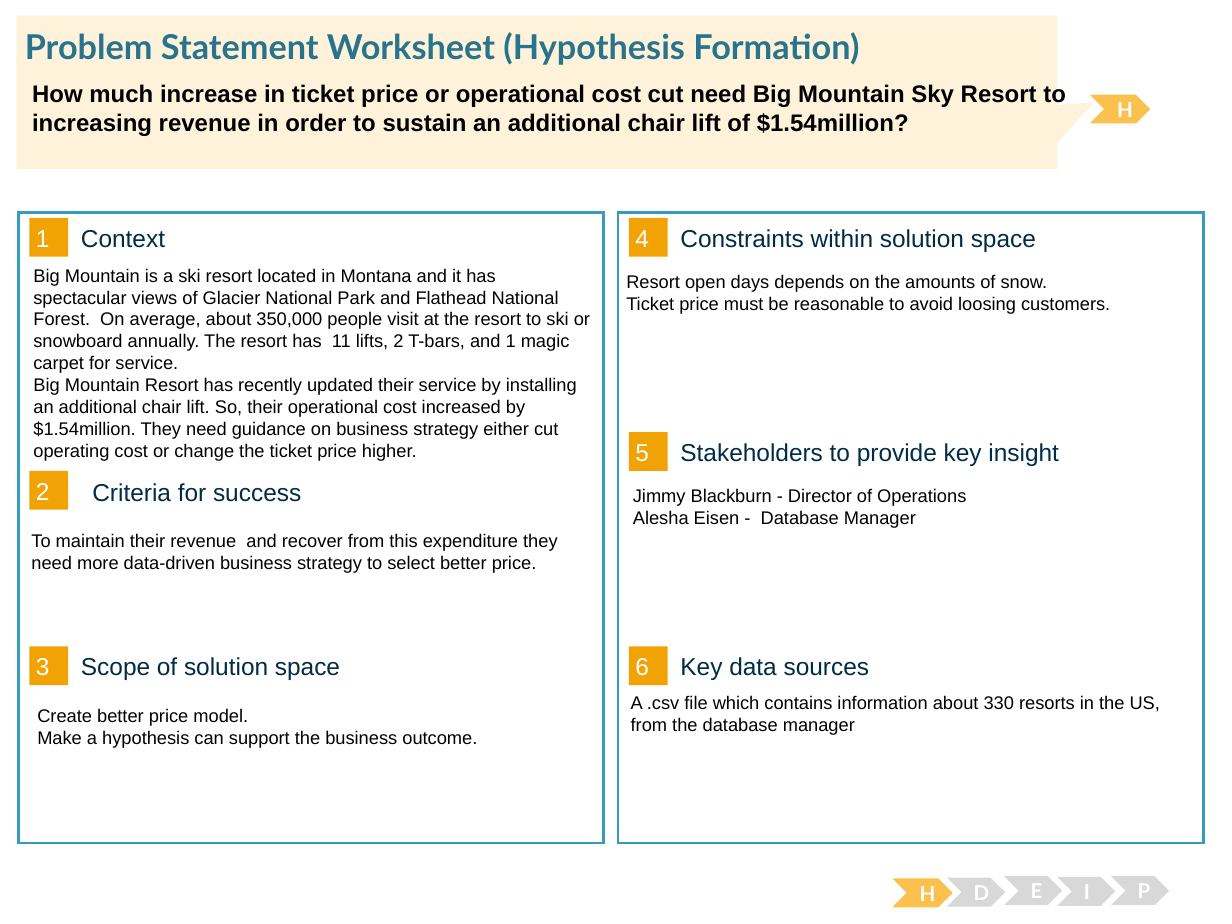
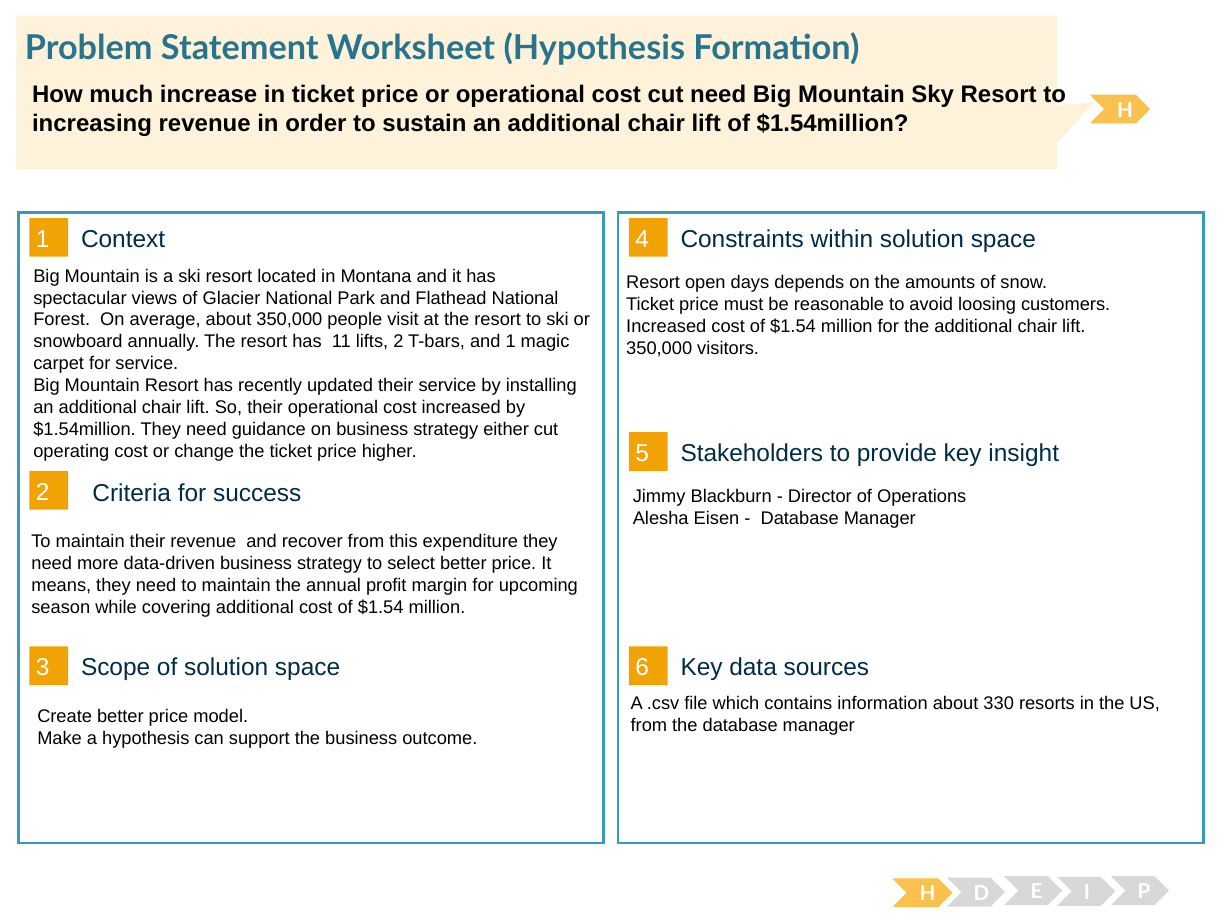
Before and after one commit to pbaigal/Springboard, a slide deck: slide 1 of Big Mountain Problem Statement Worksheet.pptx. Drawn at 1232x924 pixels with LibreOffice and Linux fonts; fonts in the diff are those of the drawing. Boxes give left, top, right and bottom in pixels: in the first picture for what was removed or moved away, otherwise in the second. Text is boxed around its words. In the diff, an @@ line names an element or a change of style, - is before the commit and + after.

```diff
--- a/Big Mountain Problem Statement Worksheet.pptx
+++ b/Big Mountain Problem Statement Worksheet.pptx
@@ text at (x1=626, y1=318, x2=1085, y2=357): paragraphs added @@
+Increased cost of $1.54 million for the additional chair lift.
+350,000 visitors.
@@ text at (x1=31, y1=533, x2=578, y2=617): text changed @@
-To maintain their revenue and recover from this expenditure they need more data-driven business strategy to select better price.
+To maintain their revenue and recover from this expenditure they need more data-driven business strategy to select better price. It means, they need to maintain the annual profit margin for upcoming season while covering additional cost of $1.54 million.
```
